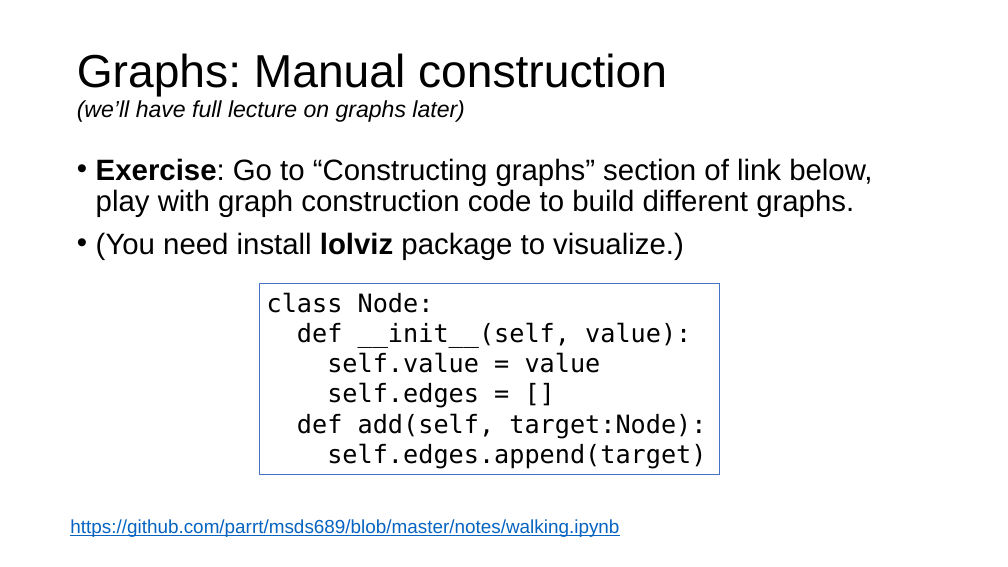
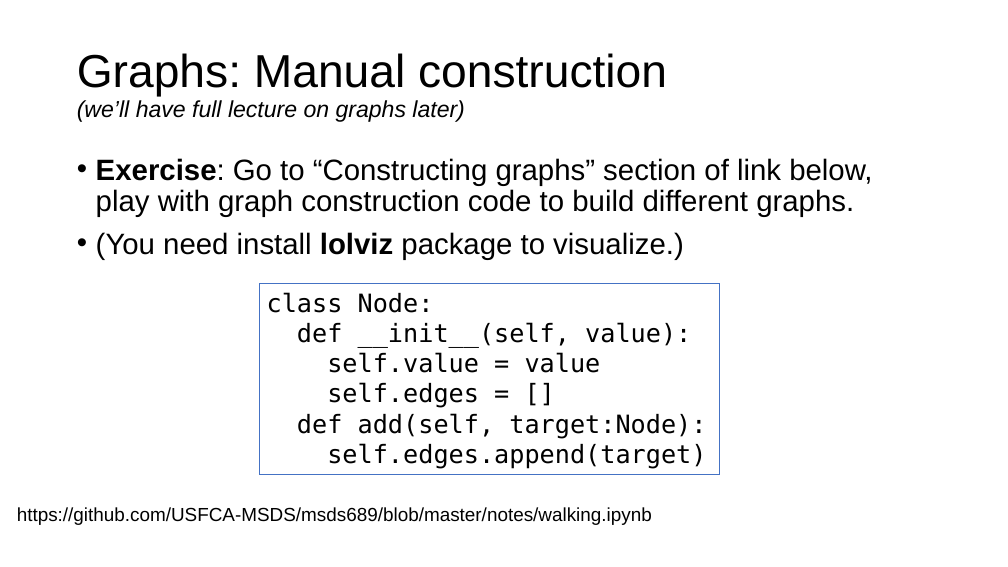
Before and after one commit to USFCA-MSDS/msds689, a slide deck: slide 9 of notes/walking-structures.pptx. Drawn at 1008x567 pixels with LibreOffice and Linux fonts; fonts in the diff are those of the drawing; background and template pictures are left out. Boxes give left, top, right and bottom in pixels: in the first picture for what was removed or moved away, otherwise in the second. Text is boxed around its words. In the diff, an @@ line names an element or a change of style, - is before the commit and + after.

```diff
--- a/notes/walking-structures.pptx
+++ b/notes/walking-structures.pptx
@@ text at (17, 507, 652, 525): text changed; text colour #0563C1 to #000000 @@
-https://github.com/parrt/msds689/blob/master/notes/walking.ipynb
+https://github.com/USFCA-MSDS/msds689/blob/master/notes/walking.ipynb
```
Also in this commit, not shown: 1 other file.
